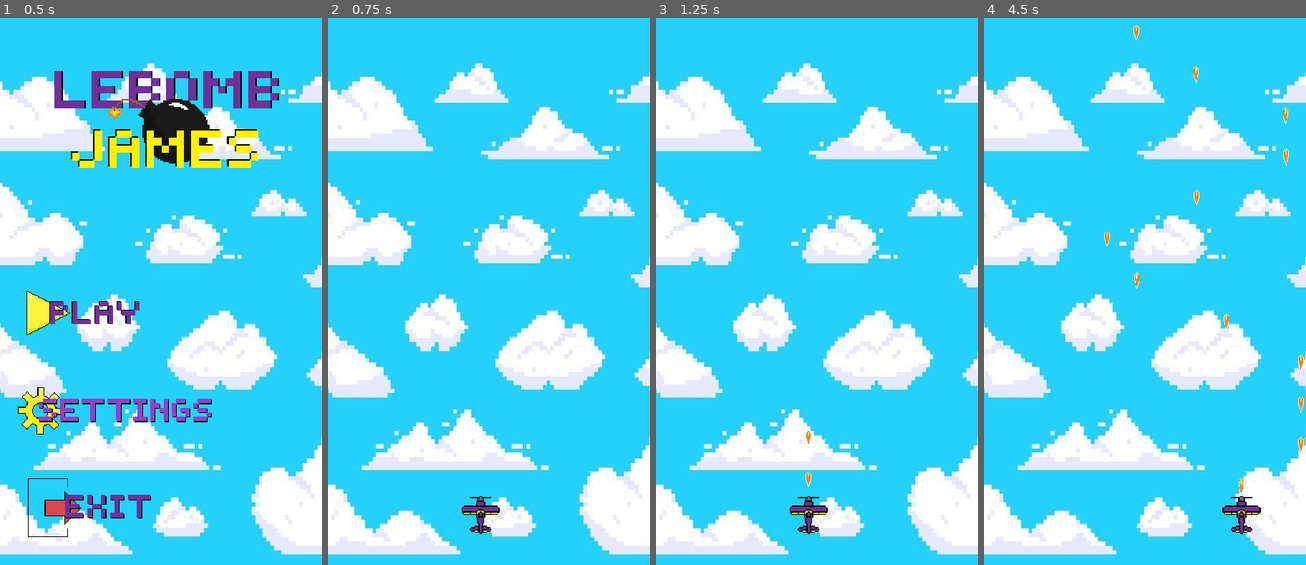
Above: before the commit, frames 1-4 (left to right).
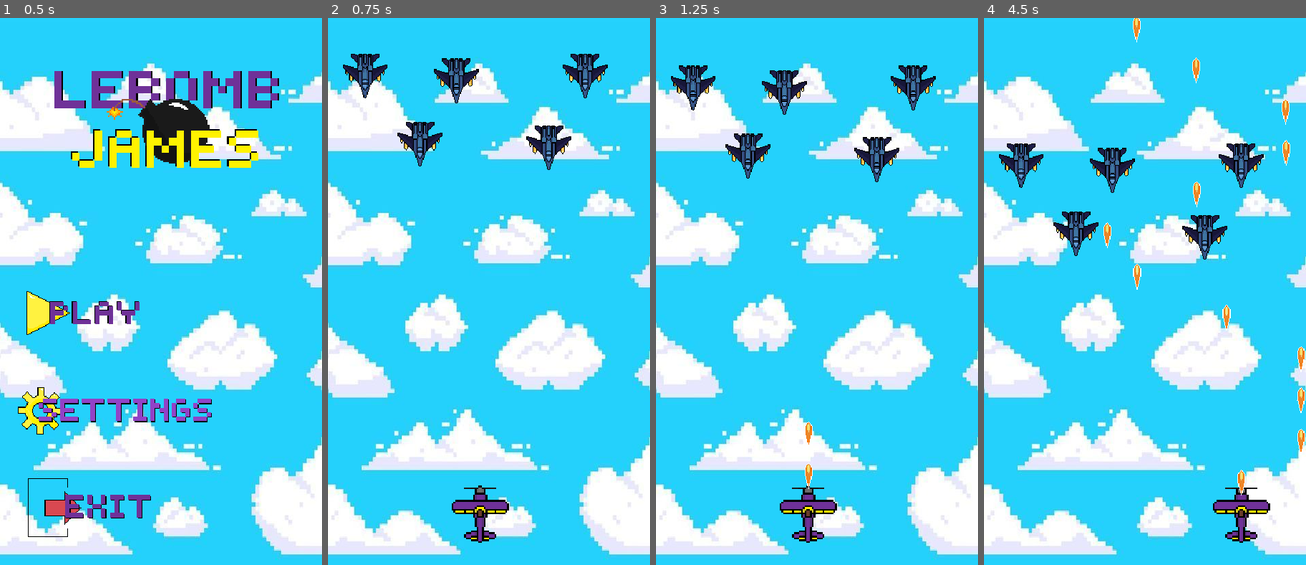
Above: after the commit, the same moments.

Repository: edmundyu2008/LeBombJames
Game: Godot game, scene res://main_menu.tscn
Two runs of this game, one before a commit and one after it. Both use one fixed random seed, a clock stepped at 60 frames per second and the inputs below.
Inputs (mouse positions are in pixels of both pictures, inside the frame that each line leads up to):
- Up to frame 1 (0.5 s): no input
- Up to frame 2 (0.75 s): click (418, 313) at 0.5 s
- Up to frame 3 (1.25 s): no input
- Up to frame 4 (4.5 s): hold Right (ui_right) 1.28-2.03 s; hold Left (ui_left) 2.03-2.78 s; hold Right (ui_right) 2.78-4.28 s; hold Left (ui_left) from 4.28 s (still down)

Frame 1 is identical in both runs. In frame 2, 3.4% of the frame differs, in the area x 4-87%, y 6-96%; in frame 3, 3.6%; in frame 4, 4.1%, in the area x 4-100%, y 0-96%.

Commit message:
7-6:45 hitboxnotworking

Diff:
--- /dev/null
+++ b/components/hitbox_component.gd
@@ -0,0 +1,15 @@
+class_name HitboxComponent
+extends Area2D
+
+@export var damage = 1.0
+
+signal hit_hurtbox(hurtbox)
+
+func _ready():
+	area_entered.connect(_on_hurtbox_entered)
+
+func _on_hurtbox_entered(hurtbox: HurtboxComponent):
+	if not hurtbox is HurtboxComponent: return
+	if hurtbox.is_invincible: return
+	hit_hurtbox.emit(hurtbox)
+	hurtbox.hurt.emit(self)
--- /dev/null
+++ b/components/hurt_component.gd
@@ -0,0 +1,11 @@
+class_name HurtComponent
+extends Node
+
+@export var stats_component: StatsComponent
+
+@export var hurtbox_component: HurtboxComponent
+
+func _ready() -> void:
+	hurtbox_component.hurt.connect(func(hitbox_component: HitboxComponent):
+		stats_component.health -= hitbox_component.damage
+	)
--- /dev/null
+++ b/components/hurtbox_component.gd
@@ -0,0 +1,12 @@
+class_name HurtboxComponent
+extends Area2D
+
+var is_invincible = false:
+	set(value):
+		is_invincible = value
+		for child in get_children():
+			if not child is CollisionShape2D and not child is CollisionPolygon2D: continue
+			child.set_deferred("disabled", is_invincible)
+
+
+signal hurt(hitbox)
--- /dev/null
+++ b/components/stats_component.gd
@@ -0,0 +1,11 @@
+class_name StatsComponent
+extends Node
+
+@export var health: int = 1:
+	set(value):
+		health = value
+		health_changed.emit()
+		if health == 0: no_health.emit()
+
+signal health_changed()
+signal no_health()
--- a/main.tscn
+++ b/main.tscn
@@ -1,7 +1,8 @@
-[gd_scene load_steps=3 format=3 uid="uid://sgq6lpm8oo6y"]
+[gd_scene load_steps=4 format=3 uid="uid://sgq6lpm8oo6y"]
 
 [ext_resource type="Texture2D" uid="uid://ckm2fgpaiol5h" path="res://gamebg.jpg" id="1_g5nok"]
 [ext_resource type="PackedScene" uid="uid://cltw1jastd5q3" path="res://player_plane/plane.tscn" id="2_31cqr"]
+[ext_resource type="PackedScene" uid="uid://0458jylbf5qd" path="res://opps/enemydallas.tscn" id="3_r03gi"]
 
 [node name="Game" type="Node2D"]
 
@@ -12,3 +13,18 @@
 
 [node name="Plane" parent="." instance=ExtResource("2_31cqr")]
 position = Vector2(256, 832)
+
+[node name="EnemyDallas" parent="." instance=ExtResource("3_r03gi")]
+position = Vector2(62, 90)
+
+[node name="EnemyDallas2" parent="." instance=ExtResource("3_r03gi")]
+position = Vector2(215, 98)
+
+[node name="EnemyDallas3" parent="." instance=ExtResource("3_r03gi")]
+position = Vector2(431, 90)
+
+[node name="EnemyDallas4" parent="." instance=ExtResource("3_r03gi")]
+position = Vector2(154, 204)
+
+[node name="EnemyDallas5" parent="." instance=ExtResource("3_r03gi")]
+position = Vector2(370, 210)
--- /dev/null
+++ b/opps/enemydallas.tscn
@@ -0,0 +1,45 @@
+[gd_scene load_steps=6 format=3 uid="uid://0458jylbf5qd"]
+
+[ext_resource type="PackedScene" uid="uid://dp7fxb1kkrl7r" path="res://opps/opps_dallas.tscn" id="1_v08r7"]
+[ext_resource type="Texture2D" uid="uid://b84iiejjntju2" path="res://opps/enemydallas.png" id="2_m4uvk"]
+
+[sub_resource type="SpriteFrames" id="SpriteFrames_33pwh"]
+animations = [{
+"frames": [{
+"duration": 1.0,
+"texture": ExtResource("2_m4uvk")
+}],
+"loop": true,
+"name": &"default",
+"speed": 5.0
+}]
+
+[sub_resource type="CapsuleShape2D" id="CapsuleShape2D_8hdrf"]
+radius = 40.0
+height = 80.0
+
+[sub_resource type="CircleShape2D" id="CircleShape2D_kp0wa"]
+radius = 35.0143
+
+[node name="EnemyDallas" instance=ExtResource("1_v08r7")]
+
+[node name="AnimatedSprite2D" parent="." index="0"]
+rotation = 3.14159
+scale = Vector2(0.75, 0.75)
+sprite_frames = SubResource("SpriteFrames_33pwh")
+
+[node name="StatsComponent" parent="." index="1"]
+health = 3
+
+[node name="MoveComponent" parent="." index="2"]
+velocity = Vector2(0, 40)
+
+[node name="VisibleOnScreenNotifier2D" parent="." index="3"]
+position = Vector2(-5.24521e-06, 0.500003)
+scale = Vector2(3.8, 3.75)
+
+[node name="CollisionShape2D" type="CollisionShape2D" parent="HurtboxComponent" index="0"]
+shape = SubResource("CapsuleShape2D_8hdrf")
+
+[node name="CollisionShape2D" type="CollisionShape2D" parent="HitboxComponent" index="0"]
+shape = SubResource("CircleShape2D_kp0wa")
--- /dev/null
+++ b/opps/opps_dallas.gd
@@ -0,0 +1,12 @@
+extends Node2D
+@onready var stats_component: StatsComponent = $StatsComponent as StatsComponent
+@onready var move_component: MoveComponent = $MoveComponent as MoveComponent
+@onready var visible_on_screen_notifier_2d: VisibleOnScreenNotifier2D = $VisibleOnScreenNotifier2D
+@onready var hurtbox_component: HurtboxComponent = $HurtboxComponent as HurtboxComponent
+@onready var hitbox_component: HitboxComponent = $HitboxComponent as HitboxComponent
+
+func _ready() -> void:
+	visible_on_screen_notifier_2d.screen_exited.connect(queue_free)
+	hurtbox_component.hurt.connect(func():
+		queue_free()
+		)
--- /dev/null
+++ b/opps/opps_dallas.tscn
@@ -0,0 +1,27 @@
+[gd_scene load_steps=5 format=3 uid="uid://dp7fxb1kkrl7r"]
+
+[ext_resource type="Script" path="res://components/stats_component.gd" id="1_bvenw"]
+[ext_resource type="Script" path="res://components/move_component.gd" id="2_14xhu"]
+[ext_resource type="Script" path="res://components/hurtbox_component.gd" id="3_bk4u8"]
+[ext_resource type="Script" path="res://components/hitbox_component.gd" id="4_q7e25"]
+
+[node name="OppsDallas" type="Node2D"]
+
+[node name="AnimatedSprite2D" type="AnimatedSprite2D" parent="."]
+
+[node name="StatsComponent" type="Node" parent="."]
+script = ExtResource("1_bvenw")
+
+[node name="MoveComponent" type="Node" parent="." node_paths=PackedStringArray("actor")]
+script = ExtResource("2_14xhu")
+actor = NodePath("..")
+
+[node name="VisibleOnScreenNotifier2D" type="VisibleOnScreenNotifier2D" parent="."]
+
+[node name="HurtboxComponent" type="Area2D" parent="."]
+collision_layer = 2
+collision_mask = 0
+script = ExtResource("3_bk4u8")
+
+[node name="HitboxComponent" type="Node" parent="."]
+script = ExtResource("4_q7e25")
--- a/player_plane/plane.tscn
+++ b/player_plane/plane.tscn
@@ -25,6 +25,7 @@
 
 [node name="AnimatedSprite2D" type="AnimatedSprite2D" parent="."]
 position = Vector2(1, 2)
+scale = Vector2(1.5, 1.5)
 sprite_frames = SubResource("SpriteFrames_87lq6")
 
 [node name="MoveComponent" type="Node" parent="." node_paths=PackedStringArray("actor")]
--- a/project.godot
+++ b/project.godot
@@ -25,6 +25,11 @@
 window/stretch/mode="canvas_items"
 window/handheld/orientation=1
 
+[layer_names]
+
+2d_physics/layer_1="player_hurtbox"
+2d_physics/layer_2="enemy_hurtbox"
+
 [rendering]
 
 textures/canvas_textures/default_texture_filter=0
--- a/projectiles/laser.tscn
+++ b/projectiles/laser.tscn
@@ -8,7 +8,8 @@
 script = ExtResource("1_oocpv")
 
 [node name="Sprite2D" type="Sprite2D" parent="."]
-position = Vector2(-1, -15)
+position = Vector2(-1, -22)
+scale = Vector2(1.5, 1.5)
 texture = ExtResource("1_rvjmy")
 
 [node name="MoveComponent" type="Node" parent="." node_paths=PackedStringArray("actor")]
@@ -17,5 +18,5 @@
 velocity = Vector2(2.08165e-12, -230)
 
 [node name="VisibleOnScreenNotifier2D" type="VisibleOnScreenNotifier2D" parent="."]
-position = Vector2(-0.5, -14.5)
-scale = Vector2(0.45, 1.45)
+position = Vector2(0, -22)
+scale = Vector2(0.7, 2.2)
Binary file added: opps/enemydallas.png
Not shown, added: opps/enemydallas.png.import
